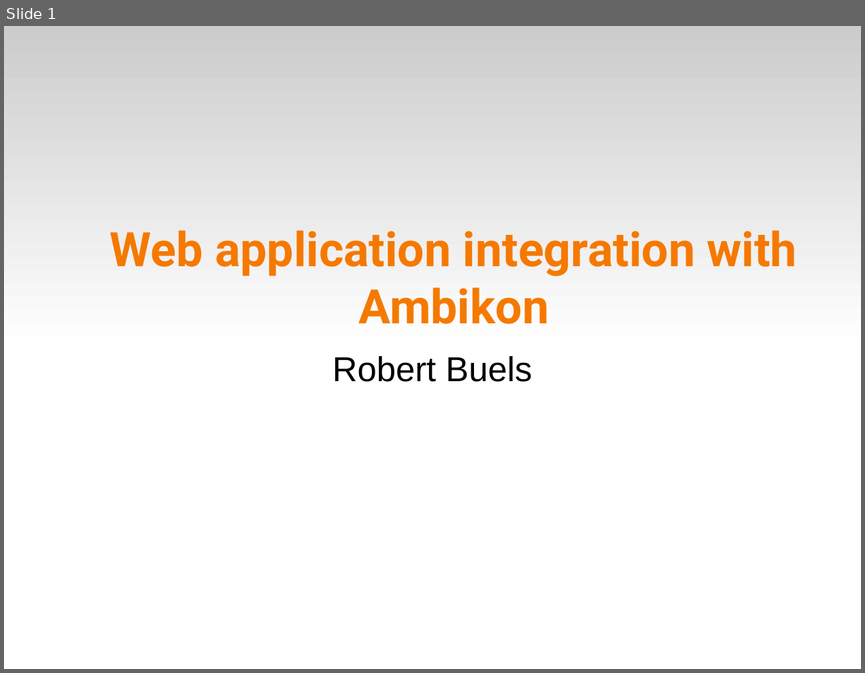
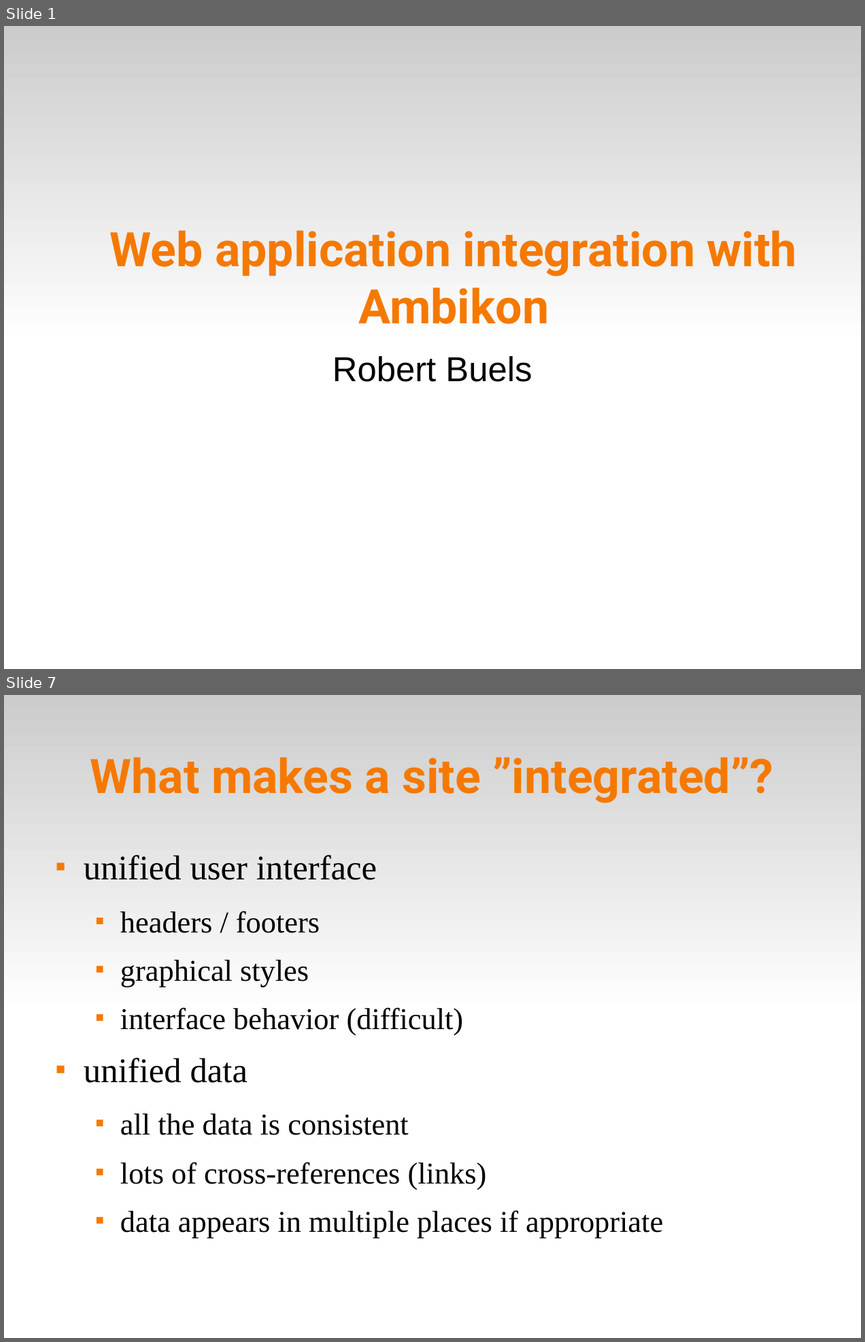
Before and after one commit to solgenomics/Ambikon, a slide deck: doc/presentations/ambikon_intro.odp. Shown one above the other, each under a label of ours: slide 1 before the commit, slides 1 and 7 after it; the slides between them are not shown. The pictures are 865x673 and 865x1342 pixels, drawn with LibreOffice and Linux fonts; fonts in the diff are those of the drawing. Boxes give left, top, right and bottom in pixels: in the first picture for what was removed or moved away, otherwise in the second. Text is boxed around its words. In the diff, an @@ line names an element or a change of style, - is before the commit and + after.

```diff
--- a/doc/presentations/ambikon_intro.odp
+++ b/doc/presentations/ambikon_intro.odp
@@ slide 7 added at (4, 695, 861, 1338), background #FFFFFF; not listed: 1 template element that a slide beside it also shows @@
@@ title added at (90, 757, 774, 803), 44 pt, text #F57900, bold @@
+What makes a site ”integrated”?
@@ text added at (84, 855, 663, 1238), 28 pt, text #000000 @@
+■ unified user interface
+  ■ headers / footers
+  ■ graphical styles
+  ■ interface behavior (difficult)
+■ unified data
+  ■ all the data is consistent
+  ■ lots of cross-references (links)
+  ■ data appears in multiple places if appropriate
```
Also in this commit, not shown: 1 slide changed, 27 other slides added, 4 slides removed, 2 other files.
